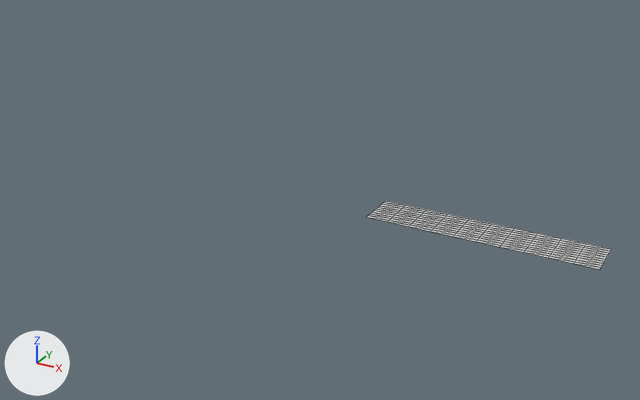
One commit to the FBX model Game/Assets/modelData/ground.FBX: the scene before it, then after it.
Before and after are seen from a camera (50 mm lens) standing at (10147.0, -32695.0, 16177.0) and looking at (-8230.0, 717.0, -529.0). The lights are fixed; the arrows at lower left show +X, +Y and +Z. Mesh edges are drawn as thin lines.
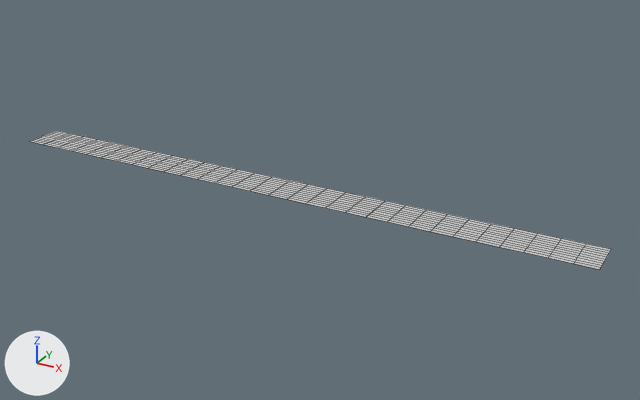
Diff of the bpy script that builds the scene:
```diff
--- a/Game/Assets/modelData/ground.FBX.py
+++ b/Game/Assets/modelData/ground.FBX.py
@@ me_mesh_001 @@
+me_mesh_001.from_pydata(...)  # 121 vertices, 100 faces; spans x -5000.0..5000.0, y -1000.0..1000.0, z 0.0
+me_mesh_001.materials.append(mat_material__29)  # its picture is missing
@@ ob_plane002 @@
+ob_plane002 = bpy.data.objects.new('Plane002', me_mesh_001)
+ob_plane002.location = (-10011.0, 6.0, 0.0)
@@ ob_plane003 @@
+ob_plane003 = bpy.data.objects.new('Plane003', me_mesh_001.copy())
+ob_plane003.location = (-20006.0, 6.0, 0.0)
```

Boxes (x1, y1, x2, y2) around the edits, measured in the pictures (640 x 400 px):
'Plane002', added: after (181, 162, 385, 217)
'Plane003', added: after (30, 131, 204, 175)
